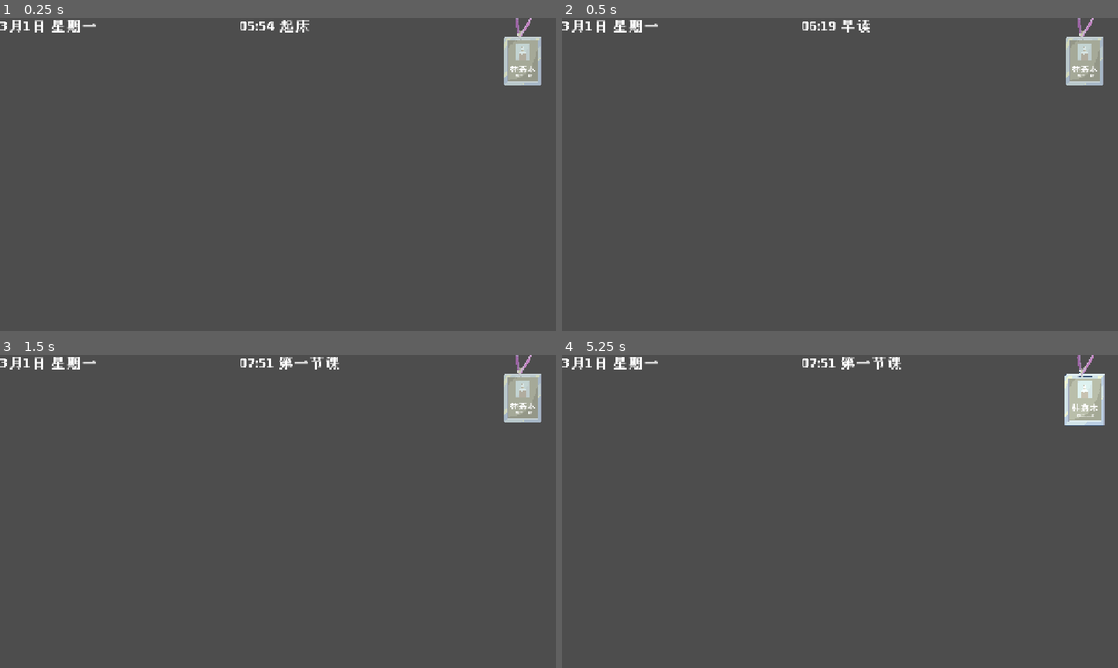
Above: before the commit, frames 1-4 (two rows, left to right).
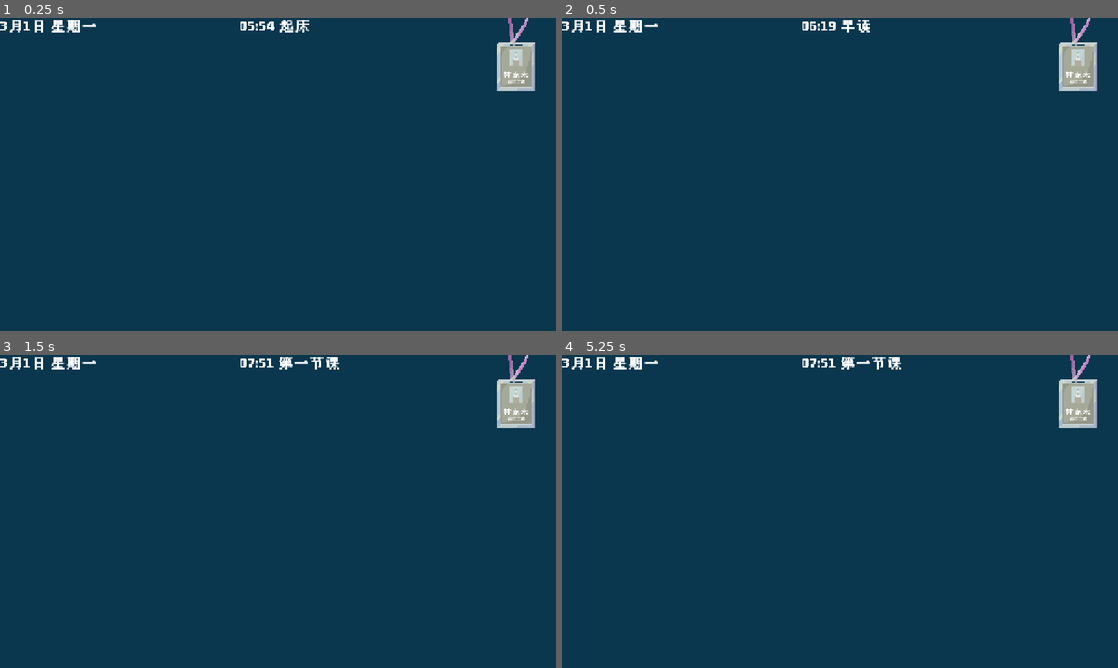
Above: after the commit, the same moments.

Repository: mu142857/School-Rules
Game: Godot game, scene res://ui/hud.tscn
Same seed, same stepped clock (60 frames per second), same inputs: the game is played once before the commit and once after it. The project has no main scene, so this scene is started directly.
Inputs (mouse positions are in pixels of both pictures, inside the frame that each line leads up to; where the layout moved, square brackets give the same spot in the first picture):
- Up to frame 1 (0.25 s): no input
- Up to frame 2 (0.5 s): no input
- Up to frame 3 (1.5 s): click (522, 398) at 0.52 s; click (11, 364) at 1.27 s
- Up to frame 4 (5.25 s): click (573, 364) at 2.02 s; click (573, 364) at 2.77 s; click (573, 364) at 3.52 s; click (573, 364) at 4.27 s; click (1079, 405) [1084, 398] at 5 s

The runs differ from the first frame. In frame 1, 99% of the frame differs, in the area x 0-100%, y 0-100%; in frame 2, 99%; in frame 3, 99%; in frame 4, 99%.

Commit message:
Update subjects UI

Diff:
--- a/senior-year-of-high-school/project.godot
+++ b/senior-year-of-high-school/project.godot
@@ -23,6 +23,8 @@
 BuffSystem="*res://autoload/buff_system.gd"
 InventorySystem="*res://autoload/inventory_system.gd"
 TranslationSystem="*res://autoload/translation_system.gd"
+InfoPanel="res://ui/info_panel.tscn"
+HUD="res://ui/hud.tscn"
 
 [display]
 
--- a/senior-year-of-high-school/ui/hud.gd
+++ b/senior-year-of-high-school/ui/hud.gd
@@ -4,11 +4,18 @@
 @onready var time_label = $Control/TimeLabel
 @onready var period_label = $Control/PeriodLabel
 @onready var buff_container = $Control/BuffContainer
-@onready var info_button_pack = $Control/InfoButtonPack # pt，上官嘉木上官嘉木
+
+@onready var info_button_pack = $Control/InfoButtonPack
 @onready var info_button = $Control/InfoButtonPack/InfoButton
+@onready var rope1 = $Control/InfoButtonPack/Rope1
+@onready var rope2 = $Control/InfoButtonPack/Rope2
 
 var hover_tween: Tween
-var pixel_font: Font
+var slide_tween: Tween
+var original_position: Vector2
+
+var info_panel_scene = preload("res://ui/info_panel.tscn")
+var info_panel_instance: CanvasLayer = null
 
 func _ready():
 	info_button.pressed.connect(_on_info_pressed)
@@ -19,11 +26,10 @@
 	if hover_tween:
 		hover_tween.kill()
 	hover_tween = create_tween()
-	hover_tween.tween_property(info_button_pack, "rotation_degrees", 3.0, 0.05)
-	hover_tween.tween_property(info_button_pack, "rotation_degrees", -3.0, 0.1)
-	hover_tween.parallel().tween_property(info_button_pack, "scale", Vector2(1.05, 1.05), 0.1)
-	hover_tween.tween_property(info_button_pack, "rotation_degrees", 0.0, 0.05)
-
+	hover_tween.tween_property(info_button_pack, "rotation_degrees", 4.0, 0.04)
+	hover_tween.tween_property(info_button_pack, "rotation_degrees", -4.0, 0.08)
+	hover_tween.parallel().tween_property(info_button_pack, "scale", Vector2(1.05, 1.05), 0.08)
+	hover_tween.tween_property(info_button_pack, "rotation_degrees", 0.0, 0.04)
 
 func _on_info_unhover():
 	if hover_tween:
@@ -33,8 +39,41 @@
 	info_button_pack.rotation_degrees = 0.0
 
 func _on_info_pressed():
-	pass
-	#InfoPanel.toggle()
+	slide_out()
+
+# 向上滑出（带惯性和震动）
+func slide_out():
+	if slide_tween:
+		slide_tween.kill()
+	slide_tween = create_tween()
+
+	# 先往下一点（惯性）
+	slide_tween.tween_property(info_button_pack, "position:y", original_position.y + 20, 0.1).set_ease(Tween.EASE_OUT)
+	# 缩小一点
+	slide_tween.parallel().tween_property(info_button_pack, "scale", Vector2(1.3, 1.3), 0.1)
+
+	# 绳子收紧
+	slide_tween.parallel().tween_property(rope1, "rotation_degrees", -9.9, 0.2)
+	slide_tween.parallel().tween_property(rope2, "rotation_degrees", -154.7, 0.2)
+
+	# 然后往上滑出
+	slide_tween.tween_property(info_button_pack, "position:y", -180, 0.2).set_ease(Tween.EASE_IN)
+	# 恢复大小
+	slide_tween.parallel().tween_property(info_button_pack, "scale", Vector2(0.8, 0.8), 0.2)
+
+
+	#slide_tween.tween_callback(InfoPanel.open)
+
+# 从上滑入（恢复大小）
+func slide_in():
+	if slide_tween:
+		slide_tween.kill()
+	info_button_pack.position.y = -180
+	slide_tween = create_tween()
+	slide_tween.tween_property(info_button_pack, "position:y", original_position.y, 0.3).set_ease(Tween.EASE_OUT)
+	# 绳子恢复
+	slide_tween.parallel().tween_property(rope1, "rotation_degrees", 10.1, 0.3)
+	slide_tween.parallel().tween_property(rope2, "rotation_degrees", -162.1, 0.3)
 
 func _process(_delta):
 	update_time_display()
--- a/senior-year-of-high-school/ui/hud.tscn
+++ b/senior-year-of-high-school/ui/hud.tscn
@@ -43,18 +43,20 @@
 
 [node name="InfoButtonPack" type="Control" parent="Control"]
 anchors_preset = 0
-offset_left = 39.0
-offset_right = 79.0
-offset_bottom = 40.0
+offset_left = 23.0
+offset_top = 14.0
+offset_right = 63.0
+offset_bottom = 54.0
 pivot_offset = Vector2(1163, 12)
 mouse_filter = 1
 
 [node name="Rope2" type="Sprite2D" parent="Control/InfoButtonPack"]
 modulate = Color(0.800125, 0.76817954, 0.84054166, 1)
-position = Vector2(1167.9999, 20)
-rotation = -2.8286495
-scale = Vector2(0.5485588, -0.46032158)
+position = Vector2(1156.7937, 41.28566)
+rotation = -2.8291788
+scale = Vector2(0.7, -0.7)
 texture = ExtResource("3_en2x2")
+offset = Vector2(-7.456543, -51.312622)
 
 [node name="InfoButton" type="TextureButton" parent="Control/InfoButtonPack"]
 layout_mode = 0
@@ -67,10 +69,11 @@
 texture_hover = ExtResource("4_7ihmi")
 
 [node name="Rope1" type="Sprite2D" parent="Control/InfoButtonPack"]
-position = Vector2(1157, 16.000015)
+position = Vector2(1156.0507, 41.28565)
 rotation = 0.17677246
-scale = Vector2(0.53427523, 0.5228985)
+scale = Vector2(0.7, 0.686)
 texture = ExtResource("3_en2x2")
+offset = Vector2(-6.5734863, -47.922363)
 
 [node name="NameTag" type="Label" parent="Control/InfoButtonPack"]
 layout_mode = 0
Not shown, added: aseprite assets/Info Panel.aseprite
Not shown, added: aseprite assets/Subject UI.aseprite
